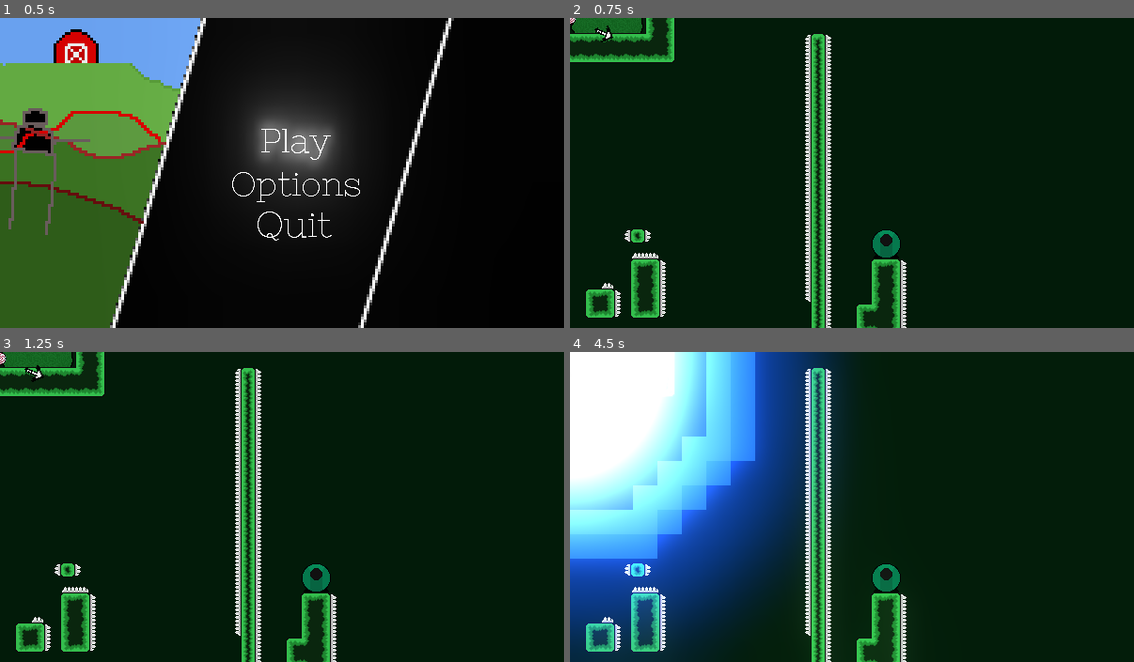
Above: before the commit, frames 1-4 (two rows, left to right).
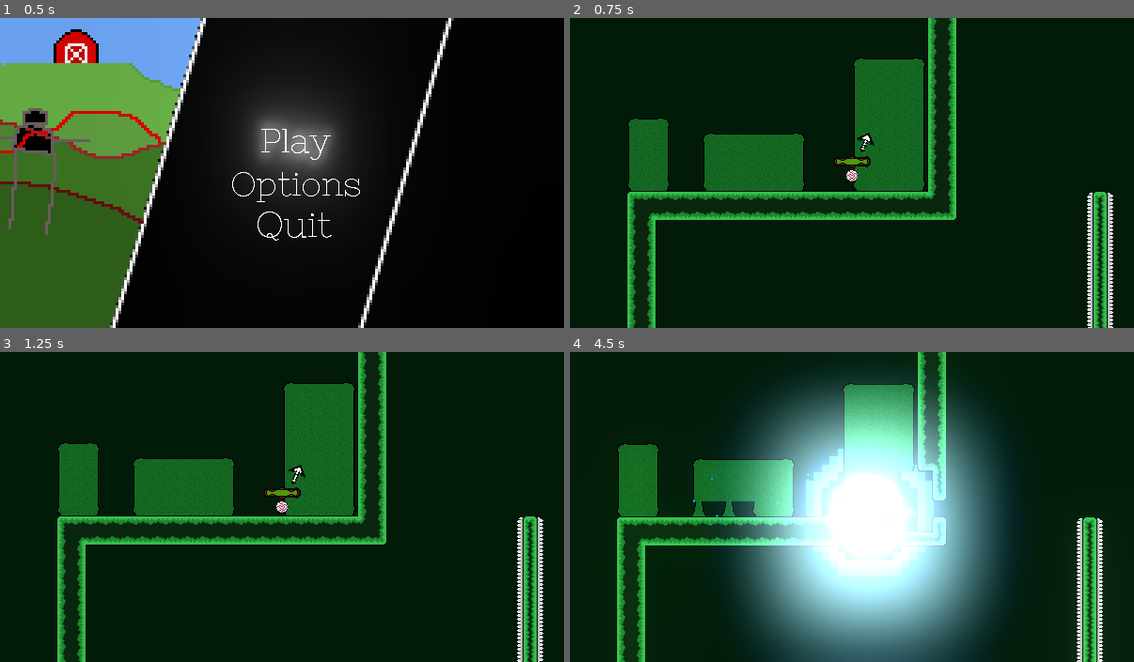
Above: after the commit, the same moments.

Repository: epimetheusgames/EyeSore
Game: Godot game, scene res://MainMenu.tscn
The game is run twice, just before and just after one commit, with the same random seed, the same clock (stepped at 60 frames per second) and the same inputs.
Inputs (mouse positions are in pixels of both pictures, inside the frame that each line leads up to):
- Up to frame 1 (0.5 s): no input
- Up to frame 2 (0.75 s): click (863, 142) at 0.5 s
- Up to frame 3 (1.25 s): no input
- Up to frame 4 (4.5 s): tap Enter (ui_accept) at 1.25 s; move the mouse to (976, 491) at 1.27 s; hold D (movement_right) 1.28-2.78 s; click (976, 491) at 1.35 s; tap Space (movement_jump) at 1.52, 2.27, 3.77 s; move the mouse to (739, 522) at 2.02 s; right-click (739, 522) at 2.1 s; move the mouse to (908, 438) at 2.77 s; hold A (movement_left) 2.78-3.53 s; tap Alt (self_destruct) at 2.85 s; move the mouse to (823, 569) at 3.52 s; hold D (movement_right) from 3.53 s (still down); click (823, 569) at 3.6 s; move the mouse to (1021, 553) at 4.27 s; right-click (1021, 553) at 4.35 s

Frame 1 is identical in both runs. In frame 2, 24% of the frame differs, in the area x 0-97%, y 0-100%; in frame 3, 24%; in frame 4, 74%, in the area x 0-95%, y 0-100%.

Commit message:
IO DSFJDN

Diff:
--- a/OGPC_Project_Native_Directory/Levels/Level2.tscn
+++ b/OGPC_Project_Native_Directory/Levels/Level2.tscn
@@ -32,9 +32,6 @@
 [node name="Player_Body" parent="Save_Functionality" instance=ExtResource( 3 )]
 position = Vector2( -5, 4 )
 
-[node name="Camera2D" parent="Save_Functionality/Player_Body" index="2"]
-current = false
-
 [node name="Death_Vignette_Player" parent="Save_Functionality/Player_Body/Death_Anim_Transition" index="0"]
 anims/Not_Dead = SubResource( 108 )
 
